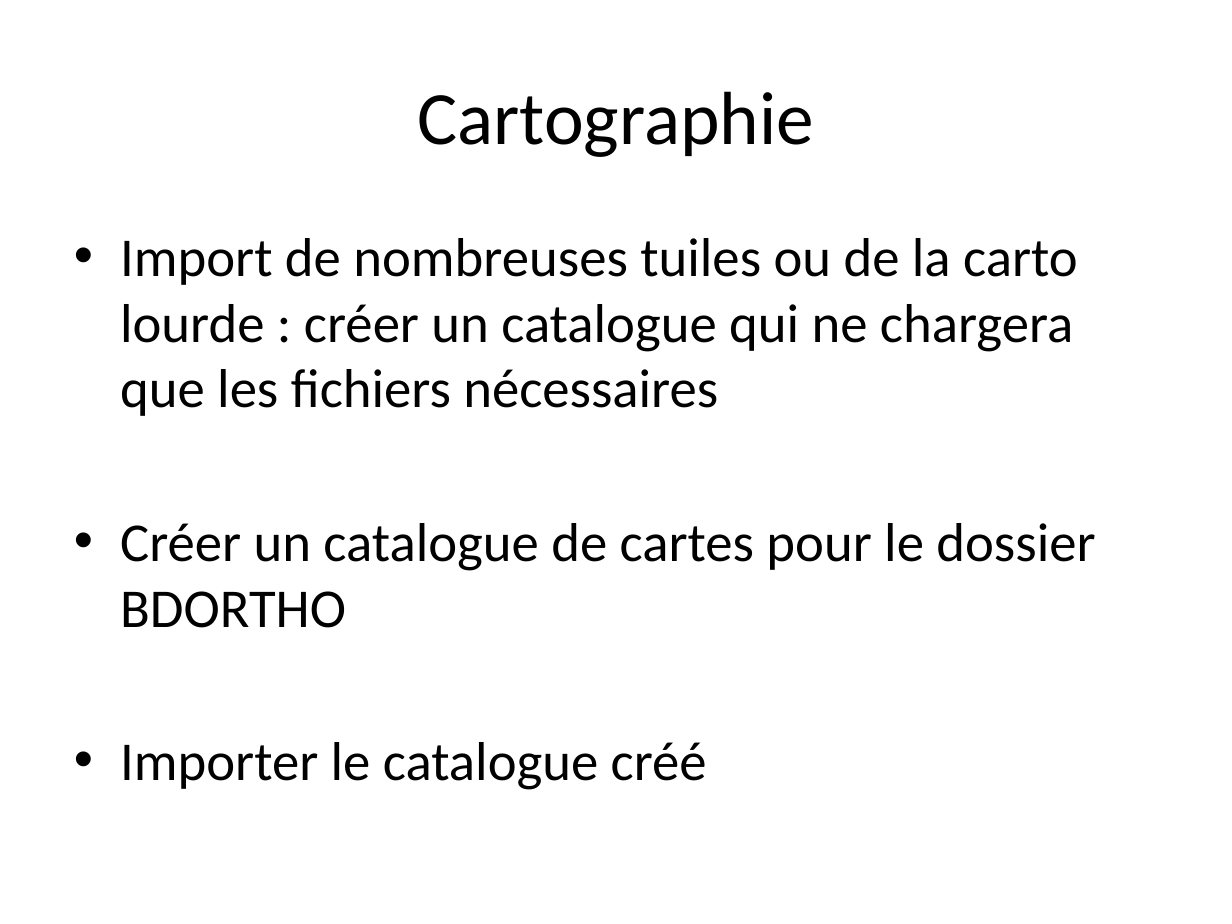
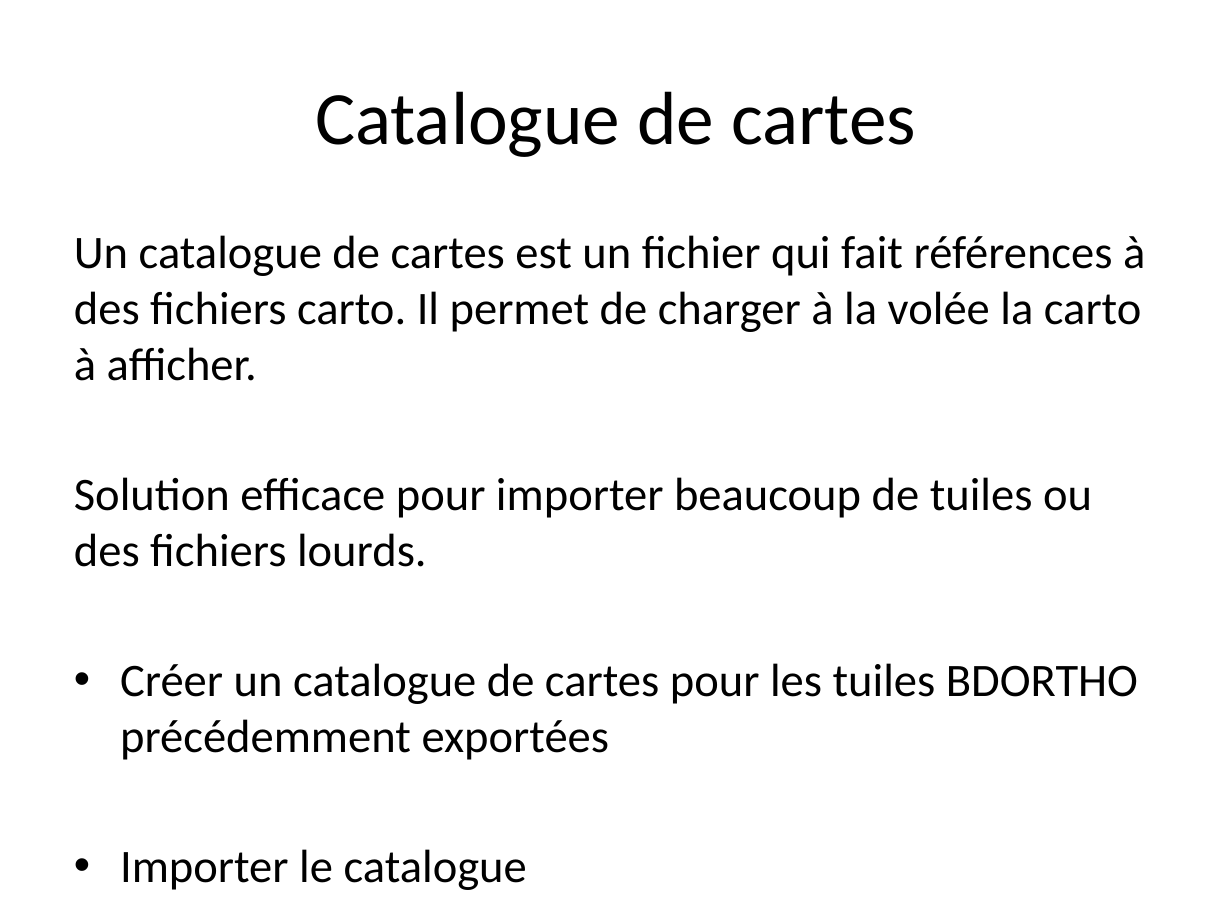
Before and after one commit to 20100dbg/OutilsGeo, a slide deck: slide 27 of cours/GM - Perfectionnement.pptx (slide 22 before the commit). Drawn at 1232x924 pixels with LibreOffice and Linux fonts; fonts in the diff are those of the drawing; background and template pictures are left out. Boxes give left, top, right and bottom in pixels: in the first picture for what was removed or moved away, otherwise in the second. Text is boxed around its words. In the diff, an @@ line names an element or a change of style, - is before the commit and + after.

```diff
--- a/cours/GM - Perfectionnement.pptx
+++ b/cours/GM - Perfectionnement.pptx
@@ title at (x1=315, y1=91, x2=916, y2=157): text changed @@
-Cartographie
+Catalogue de cartes
@@ text at (x1=74, y1=235, x2=1145, y2=760): text changed; size 32 to 27.2 pt @@
-• Import de nombreuses tuiles ou de la carto lourde : créer un catalogue qui ne chargera que les fichiers nécessaires
-• Créer un catalogue de cartes pour le dossier BDORTHO
-• Importer le catalogue créé
+Un catalogue de cartes est un fichier qui fait références à des fichiers carto. Il permet de charger à la volée la carto à afficher.
+Solution efficace pour importer beaucoup de tuiles ou des fichiers lourds.
+• Créer un catalogue de cartes pour les tuiles BDORTHO précédemment exportées
+• Importer le catalogue
```
Also in this commit, not shown: 25 other slides changed, 7 slides added, 8 slides removed, 4 other files.
